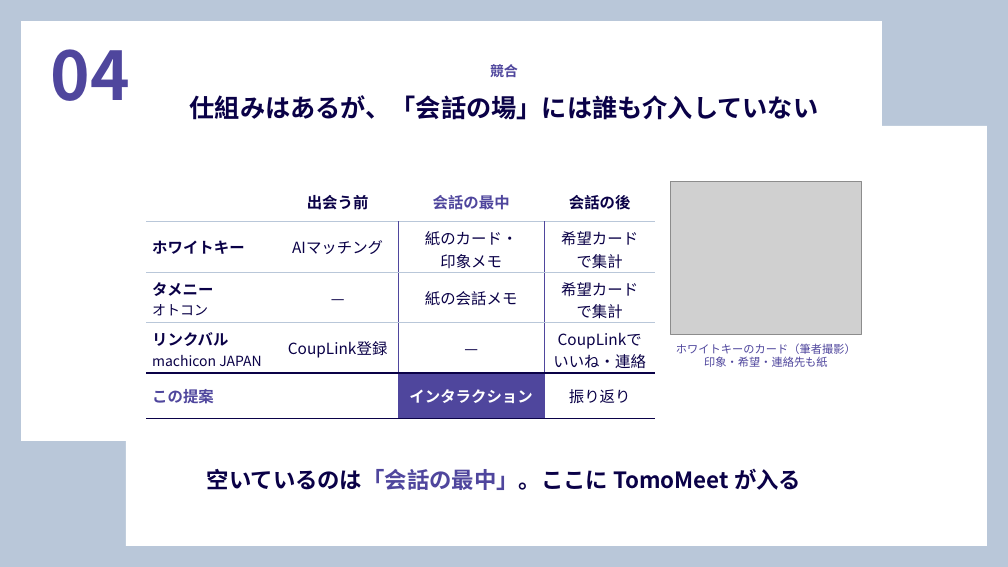
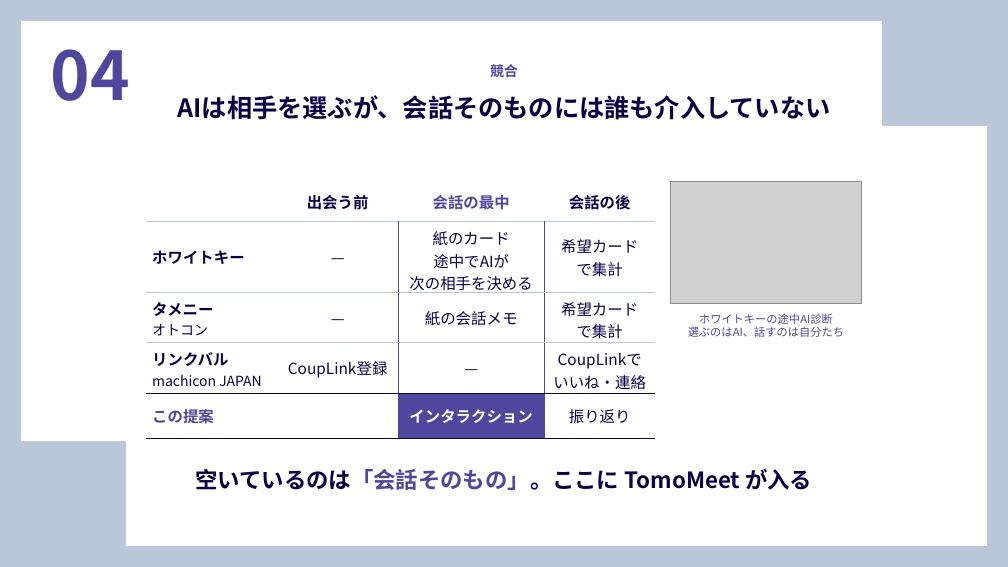
Before and after one commit to waka1220/waka1220, a slide deck: slide 1 of slides/slide04_competitors.pptx. Drawn at 1008x567 pixels with LibreOffice and Linux fonts; fonts in the diff are those of the drawing; grey boxes stand for pictures. Boxes give left, top, right and bottom in pixels: in the first picture for what was removed or moved away, otherwise in the second. Text is boxed around its words. In the diff, an @@ line names an element or a change of style, - is before the commit and + after.

```diff
--- a/slides/slide04_competitors.pptx
+++ b/slides/slide04_competitors.pptx
@@ text at <box>177,95,830,120</box>: text changed @@
-仕組みはあるが、「会話の場」には誰も介入していない
+AIは相手を選ぶが、会話そのものには誰も介入していない
@@ table at <box>146,181,655,434</box> @@
-row 2, column 2: AIマッチング
+row 2, column 2: —
-row 2, column 3: 紙のカード・ / 印象メモ
+row 2, column 3: 紙のカード / 途中でAIが / 次の相手を決める
@@ picture: place and size @@
-picture at <box>670,181,862,335</box>
+picture at <box>670,181,862,304</box>
@@ text at <box>688,313,844,337</box>: text changed @@
-ホワイトキーのカード（筆者撮影）
-印象・希望・連絡先も紙
+ホワイトキーの途中AI診断
+選ぶのはAI、話すのは自分たち
@@ text at <box>196,469,812,490</box>: text changed @@
-空いているのは「会話の最中」。ここに TomoMeet が入る
+空いているのは「会話そのもの」。ここに TomoMeet が入る
```
Also in this commit, not shown: 3 other files.
